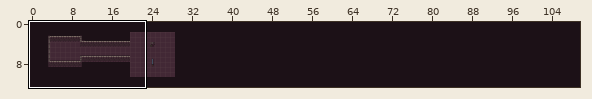
A Tiled map gets an edit: SoulKnight/desktop/build/resources/main/map.tmx. The picture above shows the old version from afar; the outline marks the close-up.
Close-up. As it was:
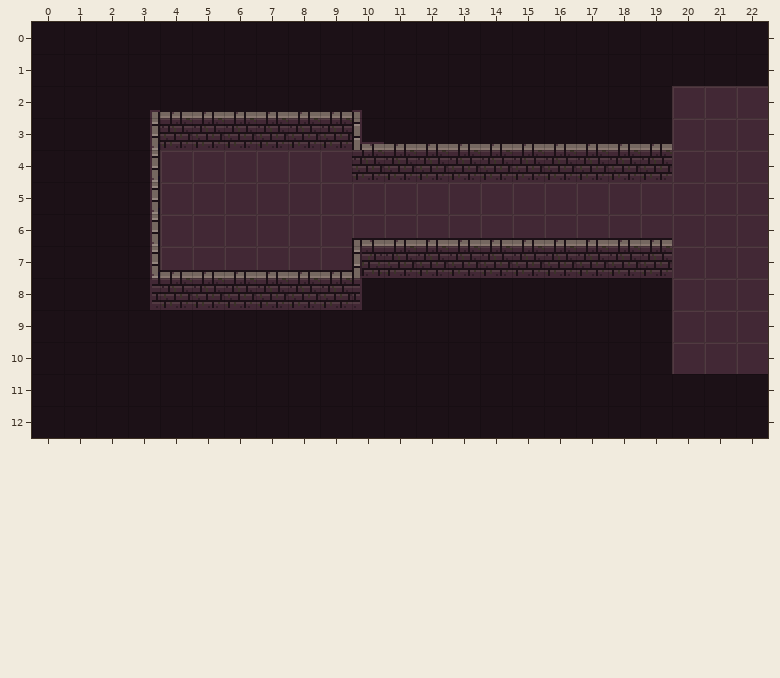
Cells are 16x16 px. Shown: x 0..22, y 0..12. The commit also changed other parts of the map, which this record leaves out.
After:
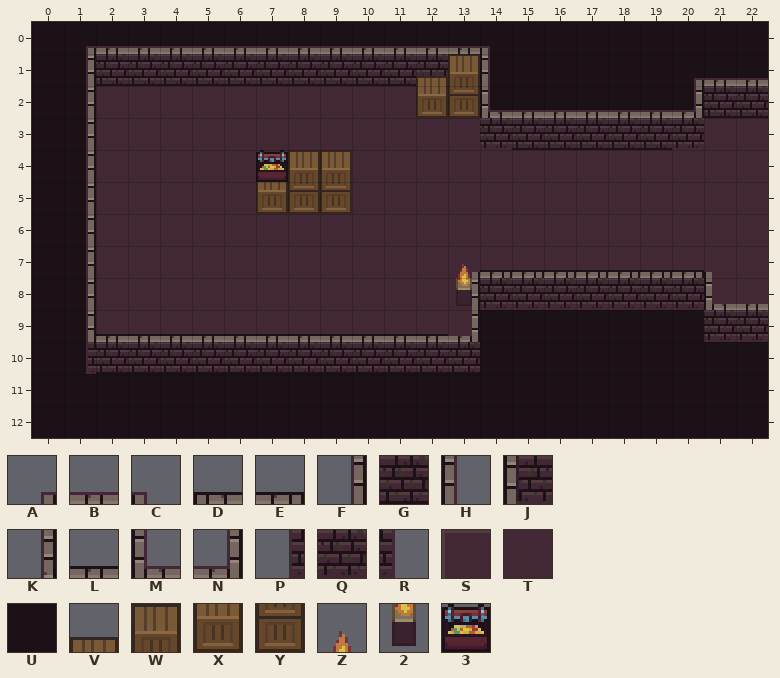
Key: from "0x72_16x16DungeonTileset_walls": A 0, B 1, C 2, D 3, E 4, F 16, G 17, H 18, J 19, K 32, L 33, M 35, N 36, P 48, Q 49, R 50, S 89, T 106, U 129; from "Dungeon": V 101, W 102, X 117, Y 118, Z 153, 2 169, 3 222.
_ is an empty cell, # one hidden under a higher layer, . an unchanged one.
Tiles of an added or newly shown layer are drawn over the layers below it.
The exact change:
--- layer "Background"
@@ x 4..22 @@
- 2 ................SSS
- 3 ................S..
- 4 ...SSS.............
- 5 ...SSS.............
- 6 ......SSSSSSSSSS...
- 7 SSSSSS..........SS.
- 8 ...............USSS
- 9 ................SSS
-10 ................SSS
+ 2 ................U##
+ 3 ................#..
+ 4 ...###.............
+ 5 ...###.............
+ 6 ......##########...
+ 7 ######..........##.
+ 8 ..............._###
+ 9 ................U##
+10 ................UUU
--- layer "Foreground"
@@ x 2..22 @@
- 2 _ALLLLLLC_...........
- 3 _KQQQQQQMLLLLLLLLL...
- 4 _K..._..QQQQQQQQQQ...
- 5 _K...................
- 6 _K......DLLLLLLLLL...
- 7 _KLLLLLLJQQQQQQQQQ__.
- 8 _PQQQQQQR___.......__
- 9 ____________.........
+ 2 TTTTTTTTTT...........
+ 3 TTTTTTTTTTTT______...
+ 4 TT...T..TTTTTTTTTT...
+ 5 TT...................
+ 6 TT......TTTTTTTTTT...
+ 7 TTTTTTTTTTTTTTTTTTTT.
+ 8 TTTTTTTTTTTT.......TT
+ 9 TTTTTTTTTTTT.........
--- layer "Walls" (added)
@@ x 1..22 @@
- 0 ______________........
- 1 ____________._.....___
- 2 _............_________
- 3 _............_______..
- 4 _.....................
- 5 _.....................
- 6 _.....................
- 7 _..........._________.
- 8 _...........__________
- 9 _____________.......__
-10 _____________.........
+ 0 ABBBBBBBBBBBBC........
+ 1 FGGGGGGGGGGG.H.....ABB
+ 2 F............MBBBBBNGG
+ 3 F............QGGGGGQ..
+ 4 F.....................
+ 5 F.....................
+ 6 F.....................
+ 7 F...........AEEEEEEEC.
+ 8 F...........FQQQQQQQMB
+ 9 FLLLLLLLLLLLN.......QQ
+10 PGGGGGGGGGGGG.........
--- layer "Box" (added)
@@ x 12..13 @@
- 1 __
- 2 __
+ 1 VW
+ 2 XY
@@ x 7..9 @@
- 4 ___
- 5 ___
+ 4 VWW
+ 5 XYY
@@ x 13..13 @@
- 7 _
- 8 _
+ 7 Z
+ 8 2
--- layer "Treasure" (added)
@@ x 7..7 @@
- 4 _
+ 4 3
Where, in picture pixels (left, top, right, bottom), the same in both close-ups:
changed: (86, 46, 768, 374)
